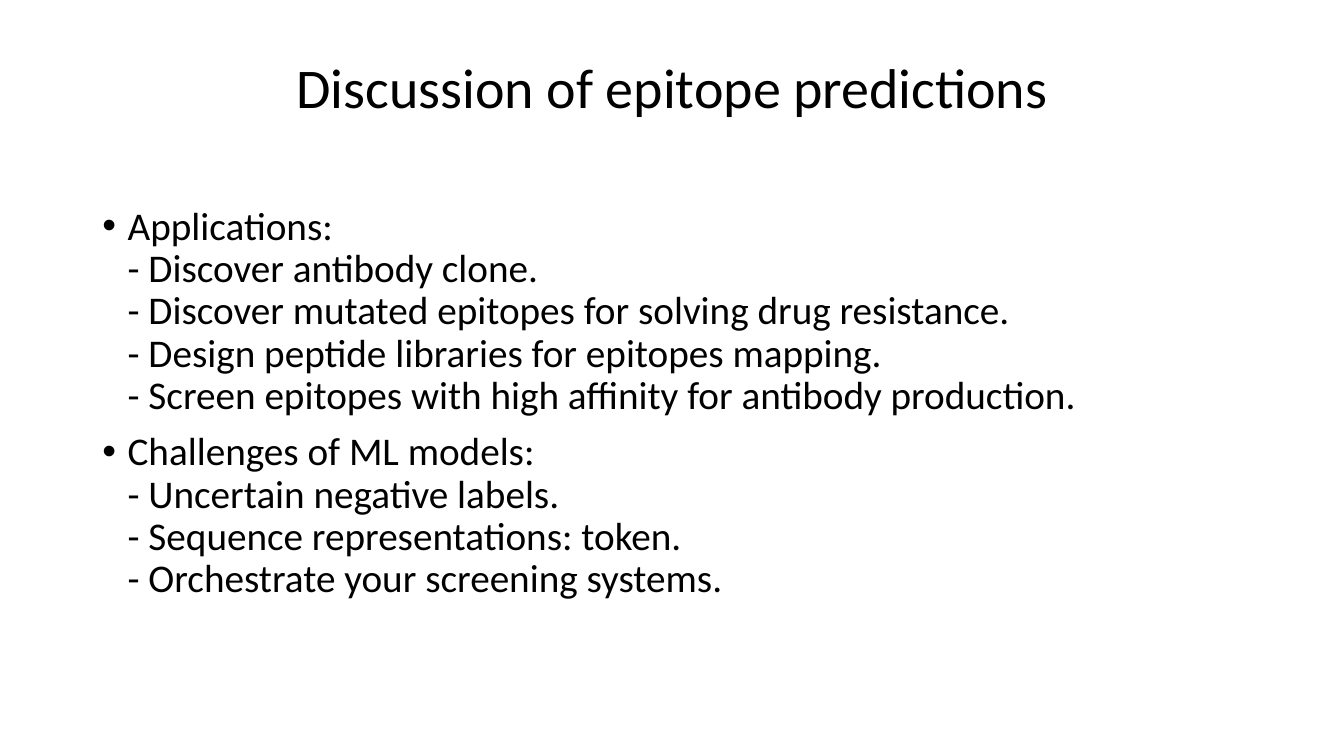
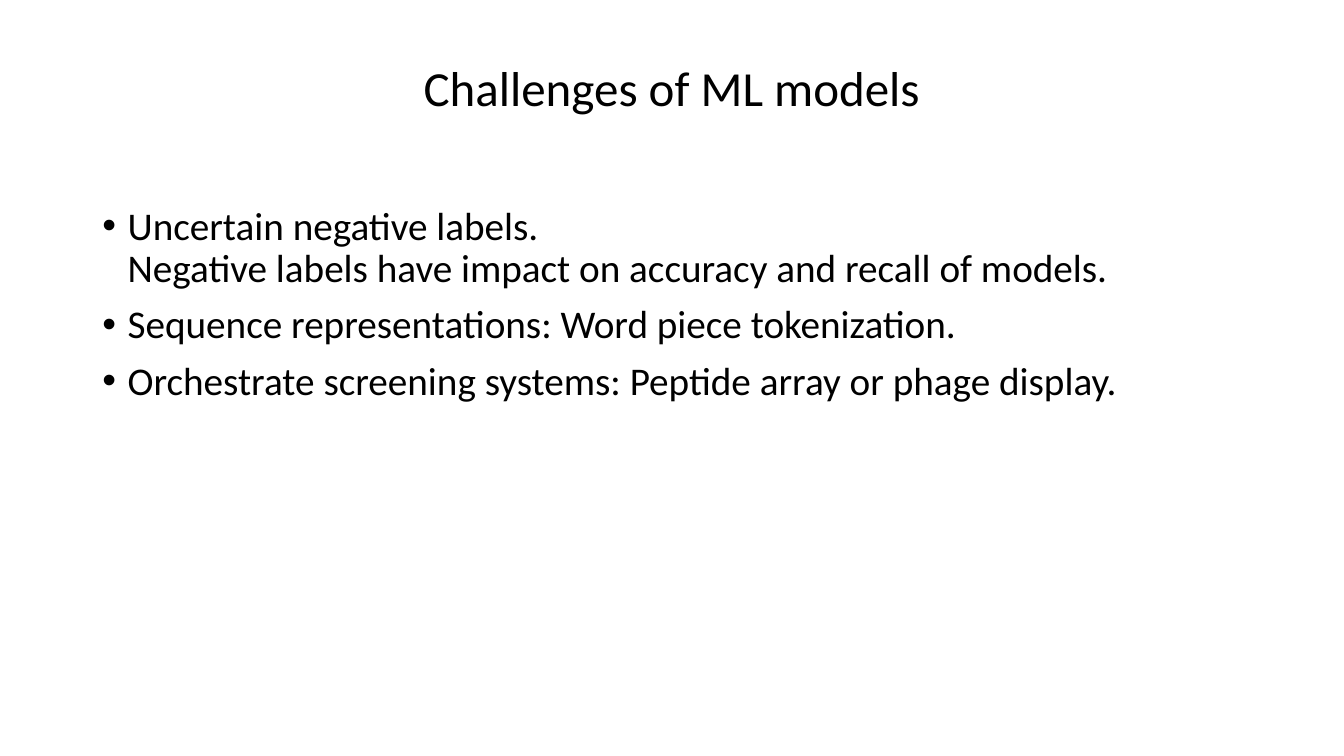
Before and after one commit to Tiezhengyuan/ml_epitope, a slide deck: slide 33 of cases/Epitope_Prediction_TiezhengYuan.pptx. Drawn at 1344x756 pixels with LibreOffice and Linux fonts; fonts in the diff are those of the drawing. Boxes give left, top, right and bottom in pixels: in the first picture for what was removed or moved away, otherwise in the second. Text is boxed around its words. In the diff, an @@ line names an element or a change of style, - is before the commit and + after.

Commit message:
ppt

```diff
--- a/cases/Epitope_Prediction_TiezhengYuan.pptx
+++ b/cases/Epitope_Prediction_TiezhengYuan.pptx
@@ title at (424, 72, 919, 115): text changed; size 40 to 35 pt @@
-Discussion of epitope predictions
+Challenges of ML models
@@ text at (128, 212, 1116, 402): text changed @@
-• Applications:
-  - Discover antibody clone.
-  - Discover mutated epitopes for solving drug resistance.
-  - Design peptide libraries for epitopes mapping.
-  - Screen epitopes with high affinity for antibody production.
-• Challenges of ML models:
-  - Uncertain negative labels.
-  - Sequence representations: token.
-  - Orchestrate your screening systems.
+• Uncertain negative labels.
+  Negative labels have impact on accuracy and recall of models.
+• Sequence representations: Word piece tokenization.
+• Orchestrate screening systems: Peptide array or phage display.
```
Also in this commit, not shown: 10 other slides changed, 1 slide added, 2 slides removed, 2 other files.
